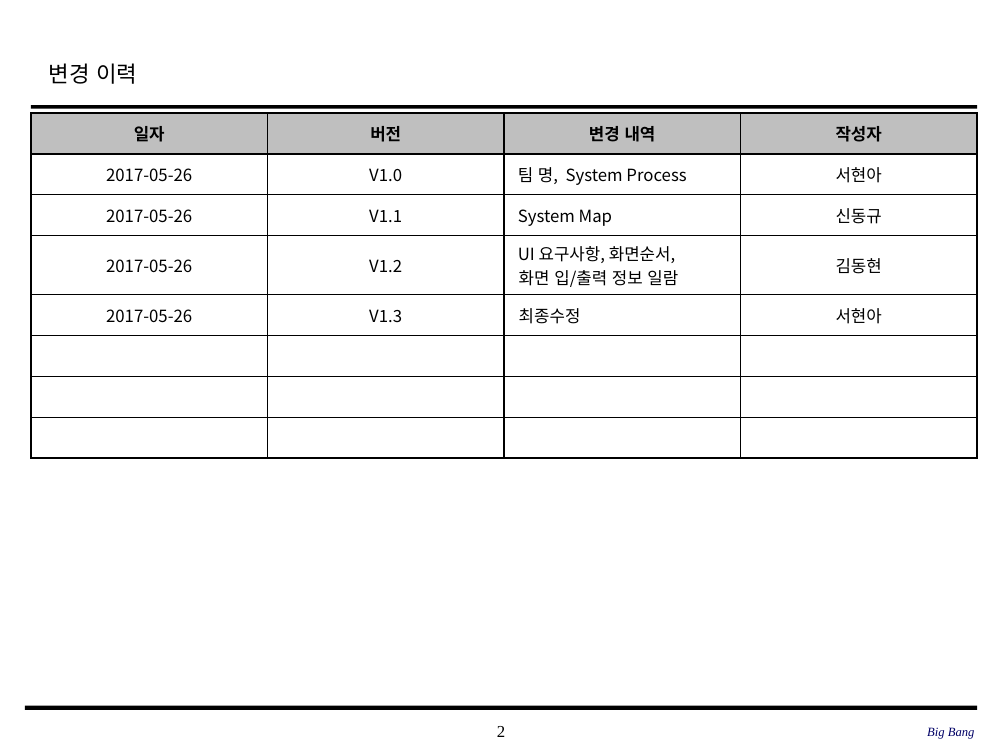
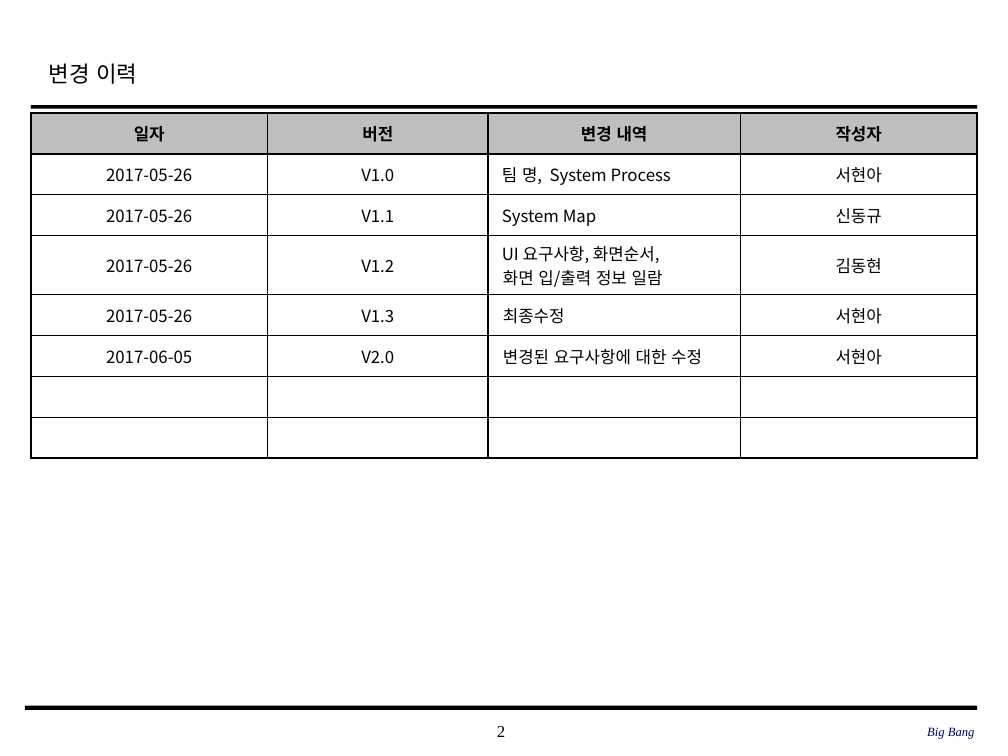
Before and after one commit to SE-admin/SE2017_1_bigbang, a slide deck: slide 2 of doc/3_ 설계서/UI Design Template.pptx. Drawn at 1008x756 pixels with LibreOffice and Linux fonts; fonts in the diff are those of the drawing; background and template pictures are left out. Boxes give left, top, right and bottom in pixels: in the first picture for what was removed or moved away, otherwise in the second. Text is boxed around its words. In the diff, an @@ line names an element or a change of style, - is before the commit and + after.

Commit message:
#938 요구사항 변경 요청으로 인한 수정 1. Class Design.pptx 수정 2. UI Design Template.pptx 수정

```diff
--- a/doc/3_ 설계서/UI Design Template.pptx
+++ b/doc/3_ 설계서/UI Design Template.pptx
@@ table at [31, 113, 978, 450] @@
+row 6: 2017-06-05 | V2.0 | 변경된 요구사항에 대한 수정 | 서현아
-row 8:  |  |  | 
```
Also in this commit, not shown: 10 other slides changed, 1 other file.
